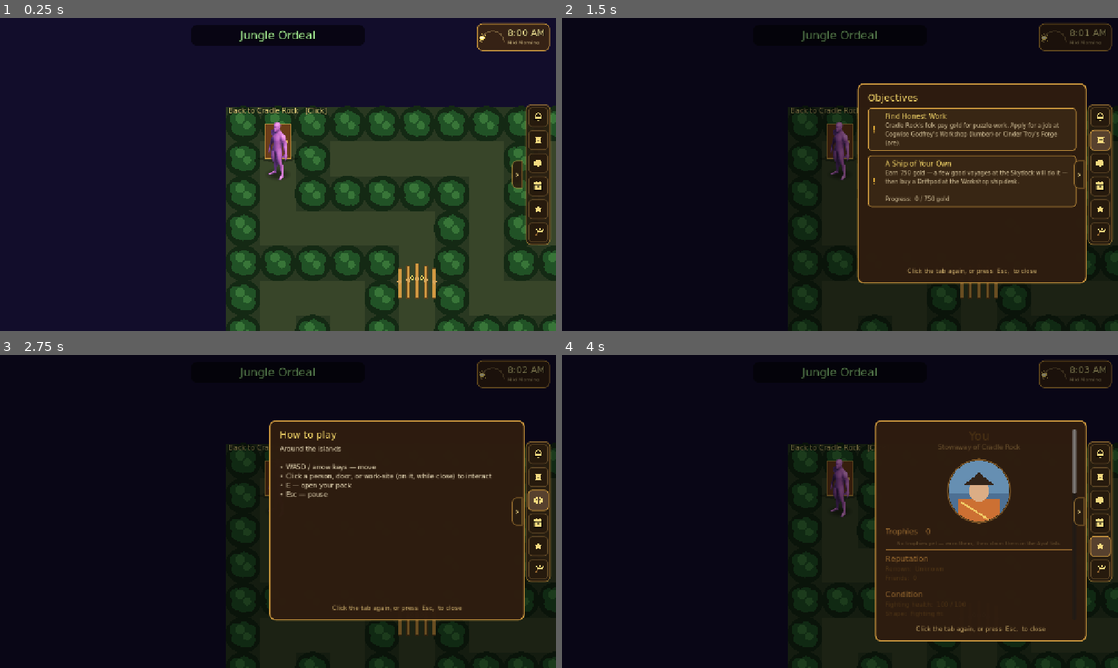
Above: before the commit, frames 1-4 (two rows, left to right).
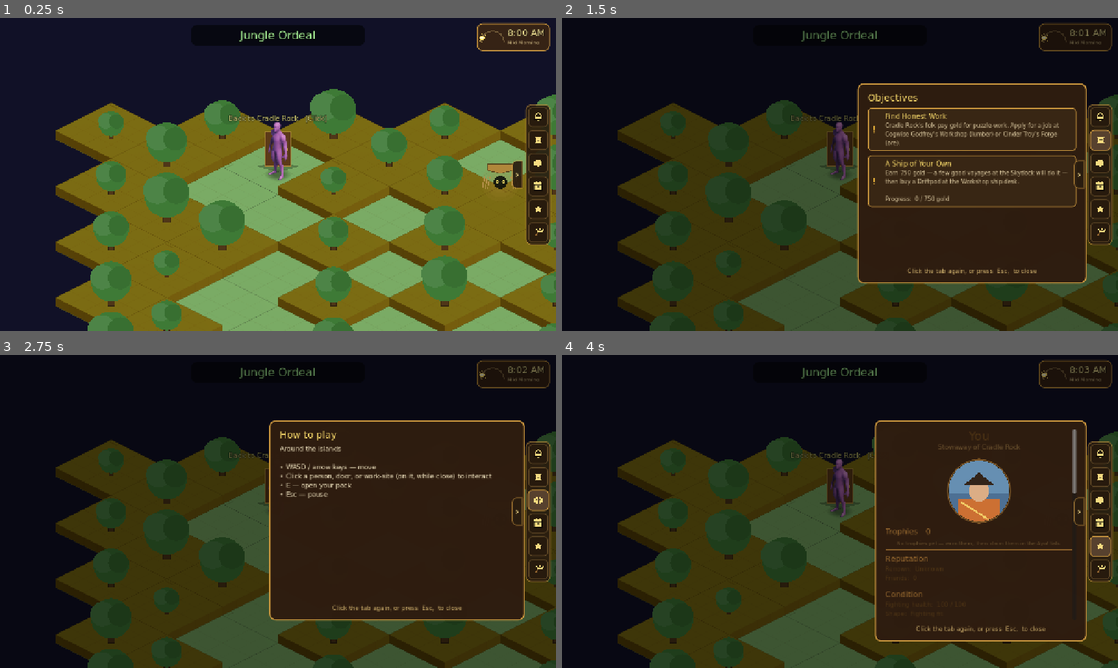
Above: after the commit, the same moments.

Repository: TairoyZone/shivaliva-shanty
Game: Godot game, scene res://levels/jungle_ordeal/jungle_ordeal.tscn
The game is run twice, just before and just after one commit, with the same random seed, the same clock (stepped at 60 frames per second) and the same inputs. This scene is started directly instead of the project's main scene.
Inputs (mouse positions are in pixels of both pictures, inside the frame that each line leads up to):
- Up to frame 1 (0.25 s): no input
- Up to frame 2 (1.5 s): click "0" at 0.5 s; click (1101, 140) at 1.27 s
- Up to frame 3 (2.75 s): click (539, 498) at 2.02 s
- Up to frame 4 (4 s): click (1101, 524) at 2.77 s; click (1101, 545) at 3.52 s

The runs differ from the first frame. In frame 1, 58% of the frame differs, in the area x 10-100%, y 22-100%; in frame 2, 34%; in frame 3, 32%; in frame 4, 33%.

Commit message:
refactor(jungle): rebuild the Ordeal maze on the ISO TILESET (no flat draw)
Troy: the maze was a flat top-down _draw while every other scene uses the iso
tileset. Rebuilt it properly on your tiles:
- a flat GroundTileMapLayer floor (atlas 2,0) under a y-sorted WallTileMapLayer of
  RAISED walls (atlas 3,0 — the same tile as the island edge; its full-diamond
  collision blocks the player, confirmed via the player's collision_mask=6)
- the player is parented under the maze's own YSortNode2D, so it sorts with the
  walls + trees exactly like the other scenes
- jungle dressing: tree.tscn on each wall cell, floor tinted green + walls mossy
  (layer modulates, so the player/trees aren't tinted) + a faint green mood
- the recursive-backtracker maze gen is unchanged; cells map via map_to_local
- BeastGate dropped its own StaticBody (the wall tile blocks now); it's the iso
  marker on the wall — a beast-hue pennant + glowing eyes + claw-gashes, with a
  widened click target; an un-beaten gate cell gets a wall tile, beaten = open

Verified: parse + zoomed iso screenshots (green corridors, mossy raised walls,
trees, gate banners, exit door, player y-sorting correctly).

Co-Authored-By: Claude Opus 4.8 (1M context) <noreply@anthropic.com>

Diff:
--- a/levels/jungle_ordeal/beast_gate.gd
+++ b/levels/jungle_ordeal/beast_gate.gd
@@ -1,13 +1,13 @@
-## A BEAST GATE in the Jungle Ordeal maze — a corridor blocked by a beast. While the beast still stands the
-## gate is SOLID (a child StaticBody walls the cell) and clicking it launches that beast's serious Skirmish
-## bout (health stakes); win and the gate clears (collision drops, vines part) so you can pass. Placed by
-## [JungleOrdeal] along the maze's solution path. Extends [Interactable] for the click-ON-target prompt.
+## A BEAST GATE in the Jungle Ordeal maze — a corridor barred by a beast. While the beast stands, [JungleOrdeal]
+## paints a RAISED WALL TILE at this cell (the tile's own collision blocks you, like the maze walls); this
+## prop is the INTERACTABLE marker on it — a beast-hue banner + glowing eyes that read it apart from a plain
+## tree-wall. Click it (in range) to launch the beast's serious Skirmish bout; win and the wall drops (the
+## scene reloads with the gate beaten) so you pass. Extends [Interactable] for the click-ON-target prompt.
 @tool
 class_name BeastGate
 extends Interactable
 
 const DUEL_SCENE : String = "res://puzzles/skirmish/skirmish_duel.tscn"
-const SOLID_LAYER : int = 2   # the wall/building layer the player collides with
 
 @export var beast_id : String = "lion"
 @export_file("*.tres") var beast_path : String = ""
@@ -15,7 +15,6 @@
 @export var beast_color : Color = Color(0.82, 0.6, 0.26, 1.0)
 
 var _down : bool = false
-var _blocker : StaticBody2D
 
 
 func _ready() -> void:
@@ -25,17 +24,7 @@
 		queue_redraw()
 		return
 	marker_label = "%s  —  fight" % beast_label
-	_down = PlayerState.ordeal_defeated(beast_id)
-	if not _down:
-		_blocker = StaticBody2D.new()
-		_blocker.collision_layer = SOLID_LAYER
-		_blocker.collision_mask = 0
-		var cs : CollisionShape2D = CollisionShape2D.new()
-		var shape : RectangleShape2D = RectangleShape2D.new()
-		shape.size = Vector2(72.0, 72.0)   # fills the corridor cell so the beast bars the way
-		cs.shape = shape
-		_blocker.add_child(cs)
-		add_child(_blocker)
+	_down = PlayerState.ordeal_defeated(beast_id)   # the WALL TILE (placed by JungleOrdeal) does the blocking
 	queue_redraw()
 
 
@@ -60,6 +49,14 @@
 	super.set_tooltip_visible(value)
 
 
+# Generous click target spanning the raised iso wall (the standing click-ON-target box is sized for a
+# 1-tile figure; a beast gate is a whole raised wall, so widen it).
+func contains_click(point: Vector2) -> bool:
+
+	var local : Vector2 = point - global_position
+	return absf(local.x) <= 92.0 and local.y <= 36.0 and local.y >= -150.0
+
+
 func _draw() -> void:
 
 	if _down:
@@ -68,30 +65,39 @@
 		_draw_gate()
 
 
-# Standing gate — a cluster of thick vines/claws barring the corridor in the beast's hue, eyes peering through.
+# Standing gate — a beast-hue banner crowning the raised wall + a glowing-eyed recess, so a gate reads
+# apart from a plain tree-wall. Drawn UP from the cell's floor origin onto the raised tile.
 func _draw_gate() -> void:
 
 	var col : Color = beast_color
-	var dark : Color = col.darkened(0.55)
-	for i in 5:
-		var x : float = -40.0 + float(i) * 20.0
-		var h : float = 80.0 - absf(float(i) - 2.0) * 6.0
-		draw_rect(Rect2(x - 4.0, -h, 8.0, h), col)
-		draw_rect(Rect2(x - 4.0, -h, 8.0, h), dark, false, 1.5)
-		draw_circle(Vector2(x, -h * 0.55), 5.0, col.lightened(0.12))
-	# A pair of watching eyes in the dark behind the bars.
-	draw_circle(Vector2(-11.0, -46.0), 4.5, Color(0.99, 0.9, 0.42))
-	draw_circle(Vector2(11.0, -46.0), 4.5, Color(0.99, 0.9, 0.42))
-	draw_circle(Vector2(-11.0, -46.0), 2.0, Color(0.1, 0.08, 0.05))
-	draw_circle(Vector2(11.0, -46.0), 2.0, Color(0.1, 0.08, 0.05))
+	var eye : Vector2 = Vector2(0.0, -92.0)
+	# Soft aura in the beast's hue.
+	for i in 4:
+		draw_circle(eye, 14.0 + float(i) * 10.0, Color(col.r, col.g, col.b, 0.09))
+	# Dark recess + a pair of glowing eyes peering from the wall.
+	draw_circle(eye, 15.0, Color(0.05, 0.04, 0.03, 0.9))
+	for ex in [-7.0, 7.0]:
+		draw_circle(eye + Vector2(ex, -1.0), 3.6, Color(1.0, 0.9, 0.42))
+		draw_circle(eye + Vector2(ex, -1.0), 1.6, Color(0.08, 0.05, 0.03))
+	# A banner crowning the wall-top (pennant cut), in the beast's colour.
+	var bw : float = 30.0
+	var pennant : PackedVector2Array = PackedVector2Array([
+		Vector2(-bw, -134.0), Vector2(bw, -134.0), Vector2(bw, -120.0), Vector2(0.0, -112.0), Vector2(-bw, -120.0)])
+	draw_colored_polygon(pennant, col)
+	draw_polyline(pennant + PackedVector2Array([Vector2(-bw, -134.0)]), col.darkened(0.5), 1.5)
+	# Three claw-gashes either side — the beast's mark on the stone.
+	for s in [-1.0, 1.0]:
+		for k in 3:
+			var gx : float = s * (24.0 + float(k) * 6.0)
+			draw_line(Vector2(gx, -106.0), Vector2(gx + s * 5.0, -78.0), col.lightened(0.1), 2.0)
 
 
-# Cleared gate — broken vine stubs parted aside, the way open.
+# Cleared gate — a fallen, faded banner on the open floor where the beast once barred the way.
 func _draw_cleared() -> void:
 
-	var faded : Color = beast_color.darkened(0.35)
-	faded.a = 0.55
-	draw_rect(Rect2(-42.0, -22.0, 7.0, 22.0), faded)
-	draw_rect(Rect2(35.0, -22.0, 7.0, 22.0), faded)
-	draw_rect(Rect2(-42.0, -22.0, 7.0, 22.0), faded.darkened(0.3), false, 1.0)
-	draw_rect(Rect2(35.0, -22.0, 7.0, 22.0), faded.darkened(0.3), false, 1.0)
+	var faded : Color = beast_color.darkened(0.3)
+	faded.a = 0.45
+	var lying : PackedVector2Array = PackedVector2Array([
+		Vector2(-26.0, -8.0), Vector2(26.0, -8.0), Vector2(20.0, 8.0), Vector2(-20.0, 8.0)])
+	draw_colored_polygon(lying, faded)
+	draw_polyline(lying + PackedVector2Array([Vector2(-26.0, -8.0)]), faded.darkened(0.3), 1.2)
--- a/levels/jungle_ordeal/beast_gate.tscn
+++ b/levels/jungle_ordeal/beast_gate.tscn
@@ -3,7 +3,7 @@
 [ext_resource type="Script" path="res://levels/jungle_ordeal/beast_gate.gd" id="1"]
 
 [sub_resource type="RectangleShape2D" id="1"]
-size = Vector2(150, 150)
+size = Vector2(300, 280)
 
 [node name="BeastGate" type="Area2D"]
 collision_layer = 4
@@ -13,7 +13,7 @@
 marker_label = "Beast"
 
 [node name="CollisionShape2D" type="CollisionShape2D" parent="."]
-position = Vector2(0, -40)
+position = Vector2(0, -70)
 shape = SubResource("1")
 
 [node name="Tooltip" type="Label" parent="."]
--- a/levels/jungle_ordeal/jungle_ordeal.gd
+++ b/levels/jungle_ordeal/jungle_ordeal.gd
@@ -1,20 +1,27 @@
-## THE JUNGLE ORDEAL — the Cradle Gym's beast trial (the Pokémon-gym "trial" off the Forest). A true
-## navigable jungle MAZE (a fixed-seed perfect labyrinth of foliage walls): you wind through it and the
-## five beasts bar your way one at a time — Lion → Gorilla → Rhino → Bear, then the Jungle King at the
-## heart — each a [BeastGate] blocking the corridor until you beat its serious Skirmish bout. Lose and your
-## health drops but the run continues (retreat to the gym to rest at Jade, then come back). Beat the King
-## and the Ordeal is won (the badge-of-honour trophy — C4). Placeholder-first procedural jungle. Extends
-## [BaseLocation]; the maze + props are built in code so the layout is data-driven (tune the seed / size).
+## THE JUNGLE ORDEAL — the Cradle Gym's beast trial, built on Troy's ISOMETRIC TILESET (the same atlas he
+## paints every other scene with — NOT a flat top-down draw). A fixed-seed perfect MAZE rendered as iso
+## tiles: a flat GroundTileMapLayer floor under a y-sorted WallTileMapLayer of RAISED walls (their tile
+## collision blocks you, exactly like the island edge), dressed with jungle trees. Five [BeastGate]s bar
+## the solution corridor — Lion → Gorilla → Rhino → Bear → the Jungle King — each a raised wall until you
+## beat its serious Skirmish bout; clear it and the wall drops so you pass. Lose and your health falls but
+## the run continues (rest at Jade, retry). Beat the King → the Badge of Honour + town respect. The maze is
+## generated in code (tune the seed / size); the look is all real tiles. See [[cradle-gym-jungle-ordeal]].
 class_name JungleOrdeal
 extends BaseLocation
 
-const CELL : float = 80.0     # world px per maze-grid cell (corridor width)
-const MAZE_W : int = 8        # maze cells wide / tall (grid is 2N+1)
-const MAZE_H : int = 8
+# --- The iso tileset (Troy's, shared with every scene) ---------------
+const TILE_SET : TileSet = preload("res://assets/iso/isometric_tileset.tres")
+const TILE_SRC : int = 0
+const FLOOR_TILE : Vector2i = Vector2i(2, 0)   # walkable iso floor (no collision)
+const WALL_TILE : Vector2i = Vector2i(3, 0)    # raised iso wall (full-diamond collision — blocks the player)
+
+const MAZE_W : int = 5        # maze cells wide/tall (the wall grid is 2N+1); iso tiles are big, so keep it tight
+const MAZE_H : int = 5
 const MAZE_SEED : int = 20260616
 
 const GATE_SCENE : PackedScene = preload("res://levels/jungle_ordeal/beast_gate.tscn")
 const DOOR_SCENE : PackedScene = preload("res://levels/door/door.tscn")
+const TREE_SCENE : PackedScene = preload("res://levels/forest/tree.tscn")
 ## The Ordeal entrance lives on the SHORE now (Troy 2026-06-16), so the exit returns there — to the shore's
 ## "JungleEntry" door, which spawns the player right in front of it.
 const SHORE_SCENE : String = "res://levels/shore/shore.tscn"
@@ -32,25 +39,121 @@
 ## defeat record is idempotent so it can't be farmed).
 const TOWN_RESPECT : int = 12
 
-const GROUND : Color = Color(0.16, 0.22, 0.13, 1.0)
-const GROUND_PATH : Color = Color(0.22, 0.27, 0.16, 1.0)
-const FOLIAGE_DARK : Color = Color(0.08, 0.16, 0.08, 1.0)
-const FOLIAGE : Color = Color(0.13, 0.32, 0.15, 1.0)
-const FOLIAGE_LIGHT : Color = Color(0.22, 0.46, 0.22, 1.0)
-
 var _gw : int = 0
 var _gh : int = 0
-var _wall : Array = []   # [_gw][_gh] bool — true = foliage wall
+var _wall : Array = []   # [_gw][_gh] bool — true = raised wall cell
+var _ground : TileMapLayer
+var _walls : TileMapLayer
+var _ysort : Node2D
 
 
 func _ready() -> void:
 
+	mood_tint = Color(0.04, 0.16, 0.07, 0.16)   # a faint dark-green atmosphere over the whole scene
 	_generate_maze()
-	_build_wall_collision()
-	_place_props()        # gates + exit + sets pirate_spawn_position — BEFORE super spawns the player
-	super._ready()        # BaseLocation: spawn player (at the gate anchor on return, else the maze start)
+	_build_scene()        # iso floor + raised walls + trees + gates + exit — BEFORE super spawns the player
+	super._ready()        # BaseLocation spawns the player under our YSortNode2D, at the start (or gate, on return)
 	_resolve_fight_return()
-	queue_redraw()
+
+
+# --- Build the scene from real iso tiles -----------------------------
+func _build_scene() -> void:
+
+	# Flat floor layer — renders under everything, no collision.
+	_ground = TileMapLayer.new()
+	_ground.name = "GroundTileMapLayer"
+	_ground.tile_set = TILE_SET
+	_ground.modulate = Color(0.60, 0.84, 0.52)   # tint the light island floor to a jungle green (floor only)
+	add_child(_ground)
+
+	# Y-sort root: the raised walls + trees + gates + (the player, parented here by BaseLocation) all sort
+	# together by depth, the way every other scene's YSortNode2D works.
+	_ysort = Node2D.new()
+	_ysort.name = "YSortNode2D"
+	_ysort.y_sort_enabled = true
+	add_child(_ysort)
+	_walls = TileMapLayer.new()
+	_walls.name = "WallTileMapLayer"
+	_walls.tile_set = TILE_SET
+	_walls.y_sort_enabled = true
+	_walls.modulate = Color(0.58, 0.74, 0.46)   # mossy-green the raised walls (was island-orange)
+	_ysort.add_child(_walls)
+
+	var path : Array = _solution_path()
+	var gate_cells : Dictionary = _gate_cells(path)   # id → cell
+	var cell_is_gate : Dictionary = {}
+	for id in gate_cells:
+		cell_is_gate[gate_cells[id]] = String(id)
+
+	# Floor on every cell; a raised wall on each wall cell, plus on any UN-BEATEN gate cell (the gate IS a
+	# wall until you clear it). A tree dresses each plain wall cell (gate cells stay clear so the gate reads).
+	for x in _gw:
+		for y in _gh:
+			var cell : Vector2i = Vector2i(x, y)
+			_ground.set_cell(cell, TILE_SRC, FLOOR_TILE)
+			var gate_id : String = String(cell_is_gate.get(cell, ""))
+			var solid : bool = _wall[x][y]
+			if gate_id != "" and not PlayerState.ordeal_defeated(gate_id):
+				solid = true
+			if solid:
+				_walls.set_cell(cell, TILE_SRC, WALL_TILE)
+			if _wall[x][y] and gate_id == "":
+				var tree : Node2D = TREE_SCENE.instantiate()
+				tree.position = _walls.map_to_local(cell)
+				tree.set("size_variation", 0.6 + float((x * 7 + y * 3) % 5) * 0.12)
+				_ysort.add_child(tree)
+
+	for id in gate_cells:
+		_spawn_gate(String(id), gate_cells[id], path)
+
+	# Exit door + the player's start, at the maze's start cell.
+	var start : Vector2i = path[0] if not path.is_empty() else Vector2i(1, 1)
+	var start_world : Vector2 = _ground.map_to_local(start)
+	pirate_spawn_position = start_world + Vector2(0, 18.0)
+	var door : Node = DOOR_SCENE.instantiate()
+	door.name = "ForestExit"
+	door.position = start_world
+	door.target_scene = SHORE_SCENE
+	door.target_spawn_anchor = "JungleEntry"
+	door.marker_label = "Back to Cradle Rock"
+	door.spawn_offset = Vector2(0, 70.0)
+	_ysort.add_child(door)
+
+
+# The cells (id → cell) where each beast gate sits — spread along the solution corridor, King at the end.
+func _gate_cells(path: Array) -> Dictionary:
+
+	var out : Dictionary = {}
+	if path.size() < 6:
+		return out
+	var order : Array = PlayerState.ORDEAL_BEASTS
+	var fracs : Array = [0.26, 0.46, 0.64, 0.82]
+	var used : Dictionary = {}
+	for i in order.size():
+		var idx : int = clampi(int(round(float(path.size()) * float(fracs[i]))), 2, path.size() - 2)
+		while used.has(idx) and idx < path.size() - 2:
+			idx += 1
+		used[idx] = true
+		out[String(order[i])] = path[idx]
+	out[PlayerState.ORDEAL_KING] = path[path.size() - 1]
+	return out
+
+
+func _spawn_gate(id: String, cell: Vector2i, path: Array) -> void:
+
+	var cfg : Dictionary = BEASTS[id]
+	var g : BeastGate = GATE_SCENE.instantiate()
+	g.name = "Gate_%s" % id
+	g.beast_id = id
+	g.beast_path = String(cfg["path"])
+	g.beast_label = String(cfg["label"])
+	g.beast_color = cfg["color"]
+	g.position = _ground.map_to_local(cell)
+	# Return on the APPROACH side (the corridor cell before this gate on the solution path).
+	var idx : int = path.find(cell)
+	var approach : Vector2i = path[idx - 1] if idx > 0 else cell
+	g.spawn_offset = _ground.map_to_local(approach) - _ground.map_to_local(cell)
+	_ysort.add_child(g)
 
 
 # --- Maze generation (recursive backtracker, fixed seed → same labyrinth every run) ---
@@ -120,91 +223,20 @@
 	return path
 
 
-func _cell_world(cell: Vector2i) -> Vector2:
-	return Vector2((float(cell.x) + 0.5) * CELL, (float(cell.y) + 0.5) * CELL)
-
-
-# --- Collision (one static body, a rect per foliage-wall cell) ---
-func _build_wall_collision() -> void:
-
-	var body : StaticBody2D = StaticBody2D.new()
-	body.name = "MazeWalls"
-	body.collision_layer = 2   # the solid layer the player collides with
-	body.collision_mask = 0
-	for x in _gw:
-		for y in _gh:
-			if not _wall[x][y]:
-				continue
-			var cs : CollisionShape2D = CollisionShape2D.new()
-			var shape : RectangleShape2D = RectangleShape2D.new()
-			shape.size = Vector2(CELL, CELL)
-			cs.shape = shape
-			cs.position = _cell_world(Vector2i(x, y))
-			body.add_child(cs)
-	add_child(body)
-
-
-# --- Props: the exit door + the five beast gates along the solution path ---
-func _place_props() -> void:
-
-	var path : Array = _solution_path()
-	var start : Vector2i = path[0] if not path.is_empty() else Vector2i(1, 1)
-	var start_world : Vector2 = _cell_world(start)
-	pirate_spawn_position = start_world + Vector2(0, 36)
-
-	var door : Node = DOOR_SCENE.instantiate()
-	door.name = "ForestExit"
-	door.position = start_world
-	door.target_scene = SHORE_SCENE
-	door.target_spawn_anchor = "JungleEntry"   # the shore door you came in through — spawns you in front of it
-	door.marker_label = "Back to Cradle Rock"
-	door.spawn_offset = Vector2(0, 48)
-	add_child(door)
-
-	if path.size() < 6:
-		return   # degenerate maze (shouldn't happen) — leave the gates out rather than stack them
-	var order : Array = PlayerState.ORDEAL_BEASTS
-	var fracs : Array = [0.26, 0.46, 0.64, 0.82]
-	var used : Dictionary = {}
-	for i in order.size():
-		var idx : int = clampi(int(round(float(path.size()) * float(fracs[i]))), 2, path.size() - 2)
-		while used.has(idx) and idx < path.size() - 2:
-			idx += 1
-		used[idx] = true
-		_spawn_gate(String(order[i]), path[idx], path[idx - 1])
-	var gidx : int = path.size() - 1
-	_spawn_gate(PlayerState.ORDEAL_KING, path[gidx], path[gidx - 1])
-
-
-func _spawn_gate(id: String, cell: Vector2i, approach: Vector2i) -> void:
-
-	var cfg : Dictionary = BEASTS[id]
-	var g : BeastGate = GATE_SCENE.instantiate()
-	g.name = "Gate_%s" % id
-	g.beast_id = id
-	g.beast_path = String(cfg["path"])
-	g.beast_label = String(cfg["label"])
-	g.beast_color = cfg["color"]
-	g.position = _cell_world(cell)
-	g.spawn_offset = Vector2(approach - cell) * (CELL * 0.66)   # come back on the approach side, in the corridor
-	add_child(g)
-
-
-# On return from a beast bout, record a WIN (the gate then reads as cleared). A loss leaves it standing.
+# On return from a beast bout, record a WIN (the gate's wall then drops). A loss leaves it standing.
 func _resolve_fight_return() -> void:
 
 	var id : String = PlayerState.jungle_ordeal_pending
 	if id.is_empty():
 		return
 	PlayerState.jungle_ordeal_pending = ""
-	if PlayerState.last_skirmish_won:
-		if PlayerState.ordeal_mark_defeated(id):
-			var label : String = String(BEASTS.get(id, {}).get("label", "the beast"))
-			if id == PlayerState.ORDEAL_KING:
-				PlayerState.log_event("The Jungle King falls! The Ordeal is won — the island salutes you.", Color(1.0, 0.86, 0.4))
-				_grant_town_respect()   # the whole town hears of it (+ the Badge of Honour, via the trophy check)
-			else:
-				PlayerState.log_event("%s is beaten — the way opens." % label, Color(0.7, 0.95, 0.6))
+	if PlayerState.last_skirmish_won and PlayerState.ordeal_mark_defeated(id):
+		var label : String = String(BEASTS.get(id, {}).get("label", "the beast"))
+		if id == PlayerState.ORDEAL_KING:
+			PlayerState.log_event("The Jungle King falls! The Ordeal is won — the island salutes you.", Color(1.0, 0.86, 0.4))
+			_grant_town_respect()
+		else:
+			PlayerState.log_event("%s is beaten — the way opens." % label, Color(0.7, 0.95, 0.6))
 
 
 # Win the Ordeal → every islander gains rapport (the town-wide respect). One-time (gated by the idempotent
@@ -213,27 +245,3 @@
 
 	for profile in NpcRegistry.all():
 		PlayerState.add_affinity(profile.npc_name, TOWN_RESPECT)
-
-
-func _draw() -> void:
-
-	if _wall.is_empty():
-		return
-	draw_rect(Rect2(Vector2.ZERO, Vector2(float(_gw) * CELL, float(_gh) * CELL)), GROUND)
-	for x in _gw:
-		for y in _gh:
-			var c : Vector2 = _cell_world(Vector2i(x, y))
-			if _wall[x][y]:
-				_draw_foliage(c)
-			else:
-				draw_rect(Rect2(c - Vector2(CELL, CELL) * 0.5, Vector2(CELL, CELL)), GROUND_PATH)
-
-
-# A clump of dark jungle leaves filling a wall cell.
-func _draw_foliage(c: Vector2) -> void:
-
-	draw_circle(c, CELL * 0.52, FOLIAGE_DARK)
-	for o in [Vector2(-16, -12), Vector2(15, -9), Vector2(0, 13), Vector2(-12, 9), Vector2(13, 12), Vector2(2, -16)]:
-		draw_circle(c + o, 15.0, FOLIAGE)
-	draw_circle(c + Vector2(-7, -13), 11.0, FOLIAGE_LIGHT)
-	draw_circle(c + Vector2(9, 3), 9.0, FOLIAGE_LIGHT)
